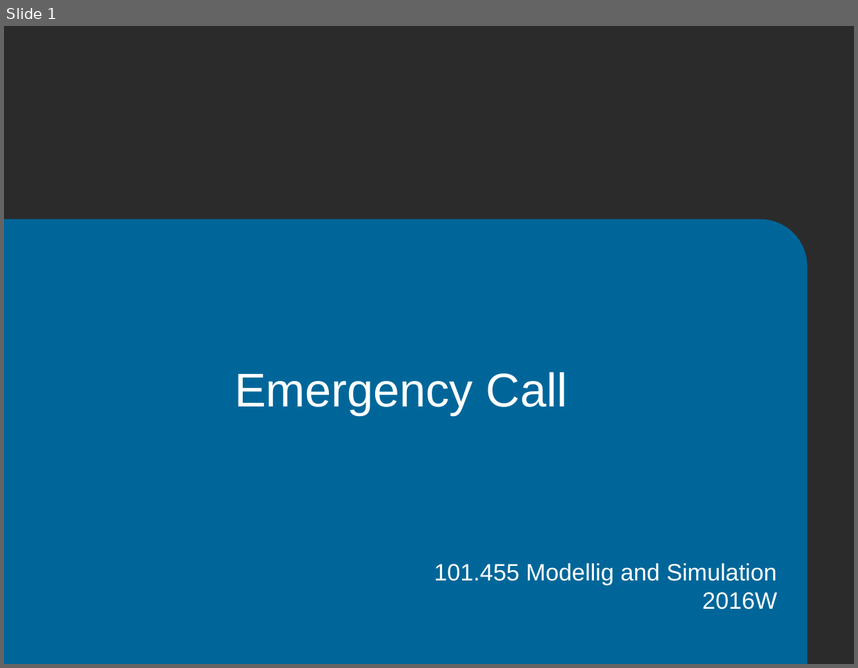
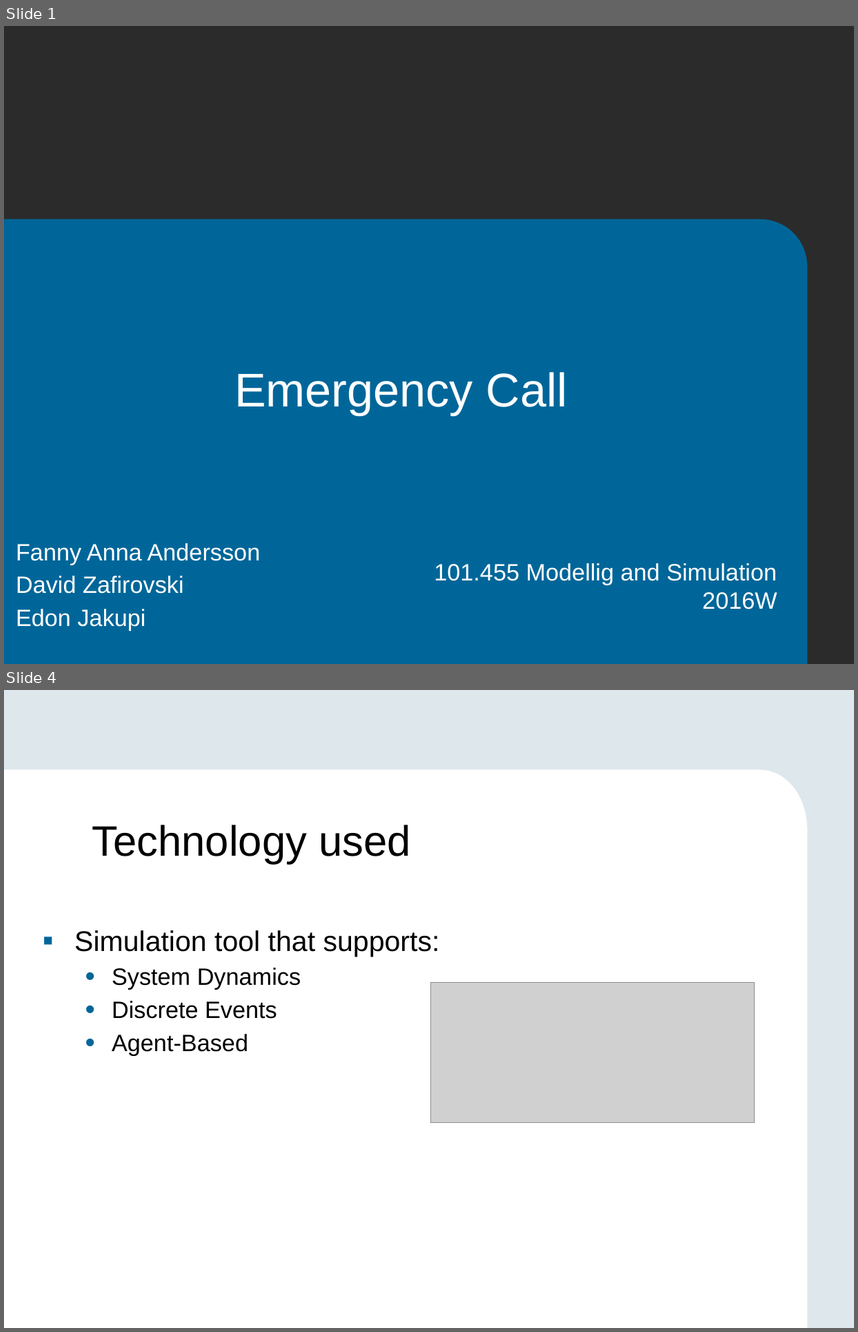
Before and after one commit to edonjakupi/MaS_Project, a slide deck: EmergencyCall_presentation.pptx. Shown one above the other, each under a label of ours: slide 1 before the commit, slides 1 and 4 after it; the slides between them are not shown. The pictures are 858x668 and 858x1332 pixels, drawn with LibreOffice and Linux fonts; fonts in the diff are those of the drawing; grey boxes stand for pictures; background and template pictures are left out; a plain dark background stands for a picture behind light text. Boxes give left, top, right and bottom in pixels: in the first picture for what was removed or moved away, otherwise in the second. Text is boxed around its words. In the diff, an @@ line names an element or a change of style, - is before the commit and + after.

```diff
--- a/EmergencyCall_presentation.pptx
+++ b/EmergencyCall_presentation.pptx
@@ slide 4 added at box(4, 690, 854, 1328), background #DEE7EC @@
@@ rectangle added at box(4, 770, 762, 1328), fill #FFFFFF @@
@@ ellipse added at box(713, 770, 807, 888), fill #FFFFFF @@
@@ title added at box(92, 825, 411, 864), 36 pt, text #000000 @@
+Technology used
@@ rectangle added at box(459, 828, 807, 1328), fill #FFFFFF @@
@@ text added at box(74, 930, 440, 1056), 20 pt, text #000000 @@
+▪ Simulation tool that supports:
+  • System Dynamics
+  • Discrete Events
+  • Agent-Based
@@ picture added at box(430, 983, 755, 1123) @@
@@ slide 1 changed as well @@
@@ text added at box(16, 543, 261, 630), 20 pt, text #FFFFFF @@
+Fanny Anna Andersson
+David Zafirovski
+Edon Jakupi
```
Also in this commit, not shown: 5 other slides added, 1 slide removed.
